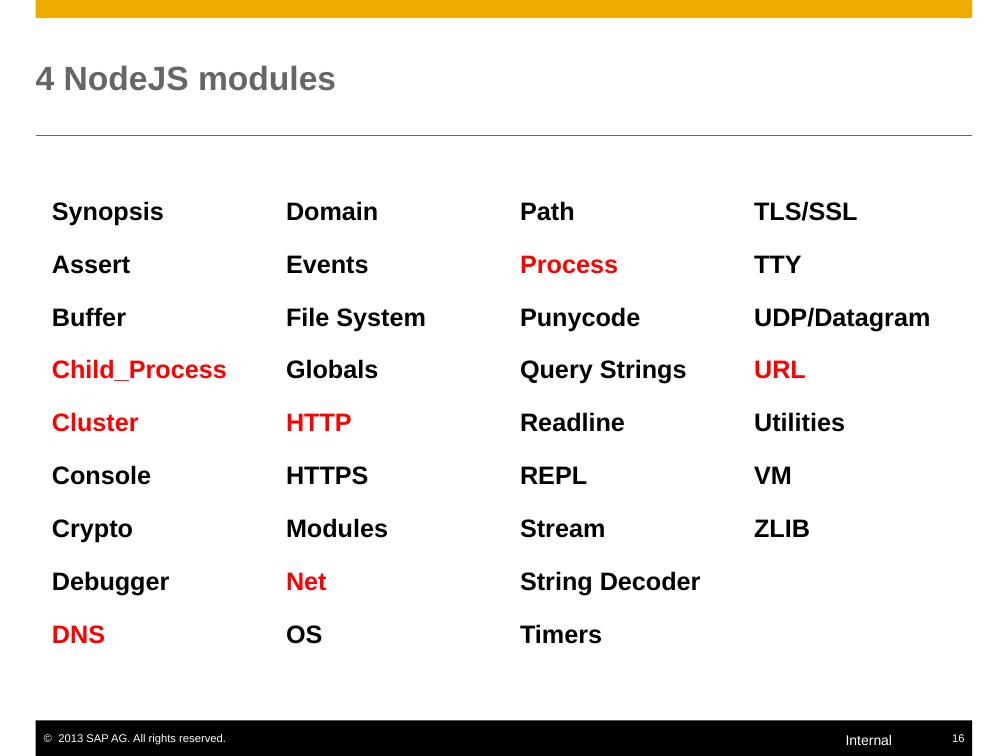
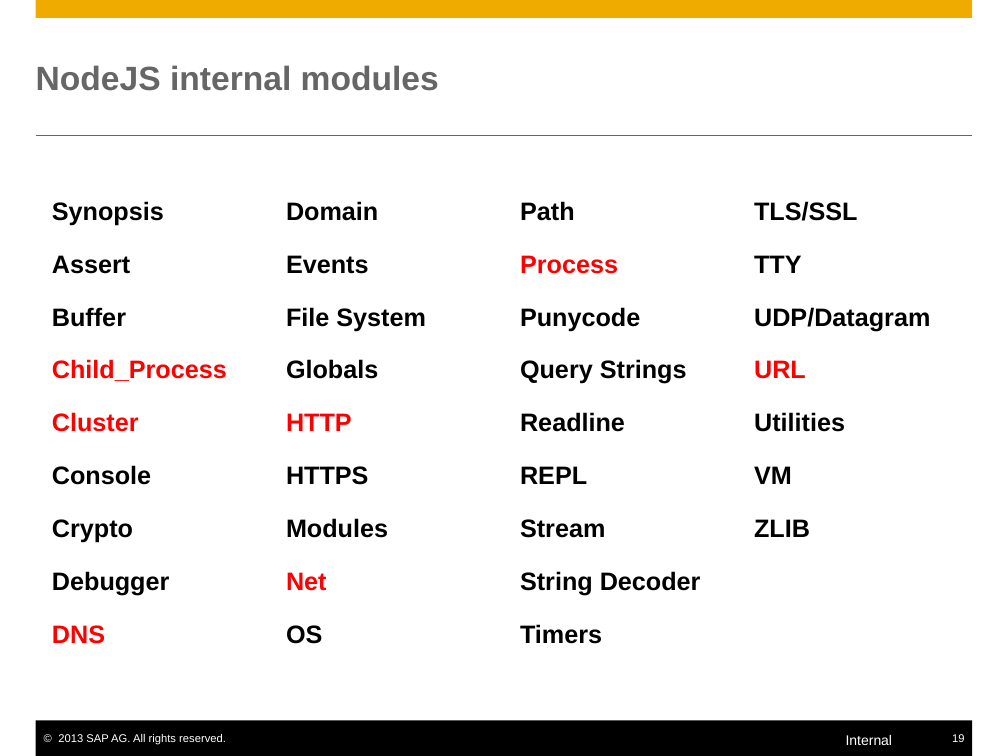
Before and after one commit to yjhcjykwbk-jlsec/mynodejs, a slide deck: slide 19 of nodejs.pptx (slide 16 before the commit). Drawn at 1008x756 pixels with LibreOffice and Linux fonts; fonts in the diff are those of the drawing. Boxes give left, top, right and bottom in pixels: in the first picture for what was removed or moved away, otherwise in the second. Text is boxed around its words. In the diff, an @@ line names an element or a change of style, - is before the commit and + after.

```diff
--- a/nodejs.pptx
+++ b/nodejs.pptx
@@ title at bbox=[36, 65, 439, 91]: text changed @@
-4 NodeJS modules
+NodeJS internal modules
@@ page number at bbox=[952, 734, 964, 742]: text changed @@
-16
+19
```
Also in this commit, not shown: 19 other slides changed, 7 slides added.
